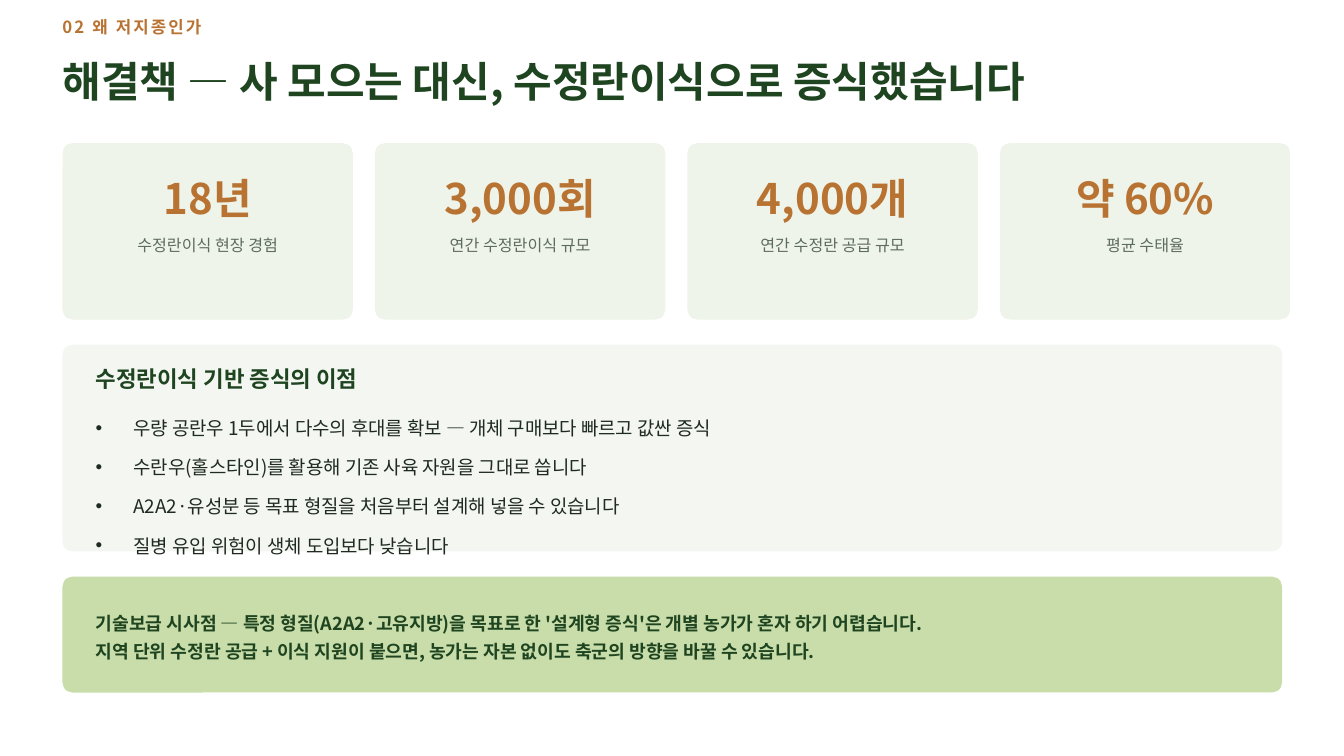
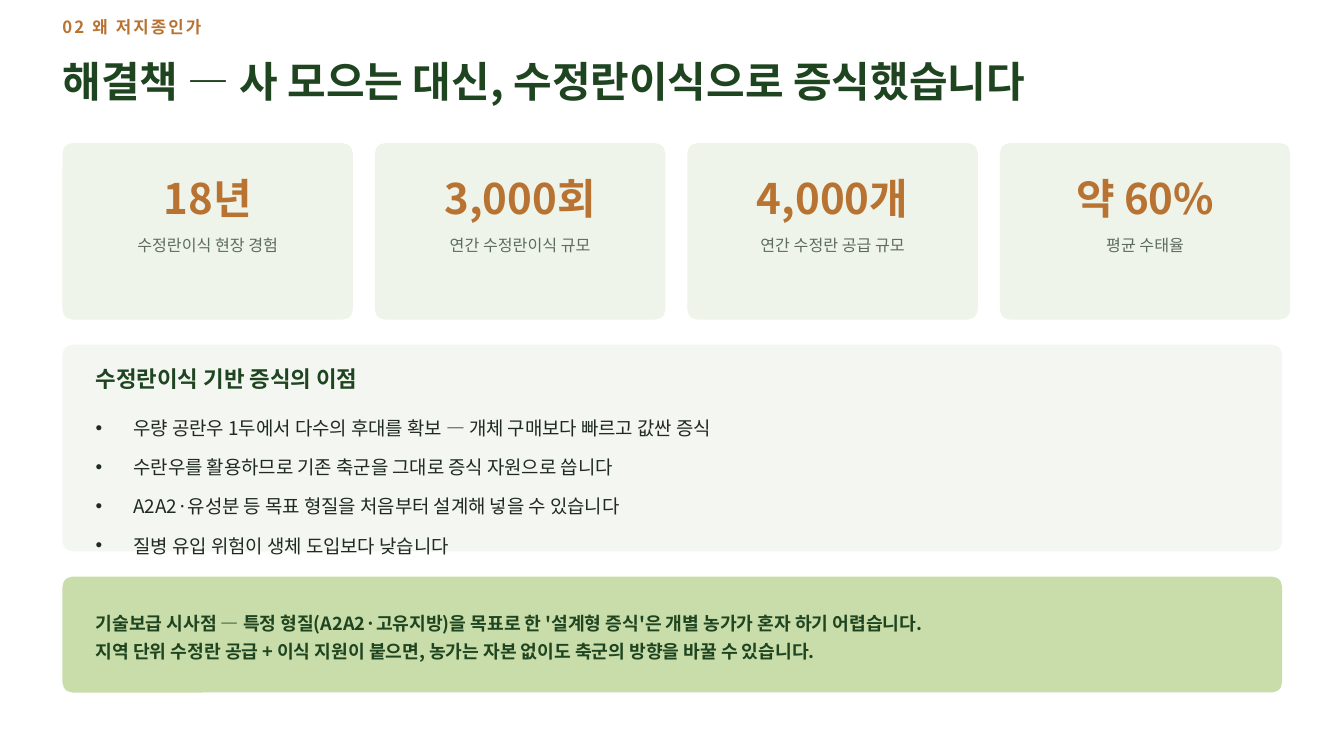
Before and after one commit to hhj3150/Dr-Ha--agent, a slide deck: slide 14 of deliverables/2026-08-10-nias-seminar/저지종_유가공목장_운영_현장사례.pptx. Drawn at 1344x756 pixels with LibreOffice and Linux fonts; fonts in the diff are those of the drawing. Boxes give left, top, right and bottom in pixels: in the first picture for what was removed or moved away, otherwise in the second. Text is boxed around its words. In the diff, an @@ line names an element or a change of style, - is before the commit and + after.

```diff
--- a/deliverables/2026-08-10-nias-seminar/저지종_유가공목장_운영_현장사례.pptx
+++ b/deliverables/2026-08-10-nias-seminar/저지종_유가공목장_운영_현장사례.pptx
@@ text at (134,458,613,476): text changed @@
-• 수란우(홀스타인)를 활용해 기존 사육 자원을 그대로 씁니다
+• 수란우를 활용하므로 기존 축군을 그대로 증식 자원으로 씁니다
```
Also in this commit, not shown: 2 other slides changed, 1 slide added, 1 slide removed, 3 other files.
